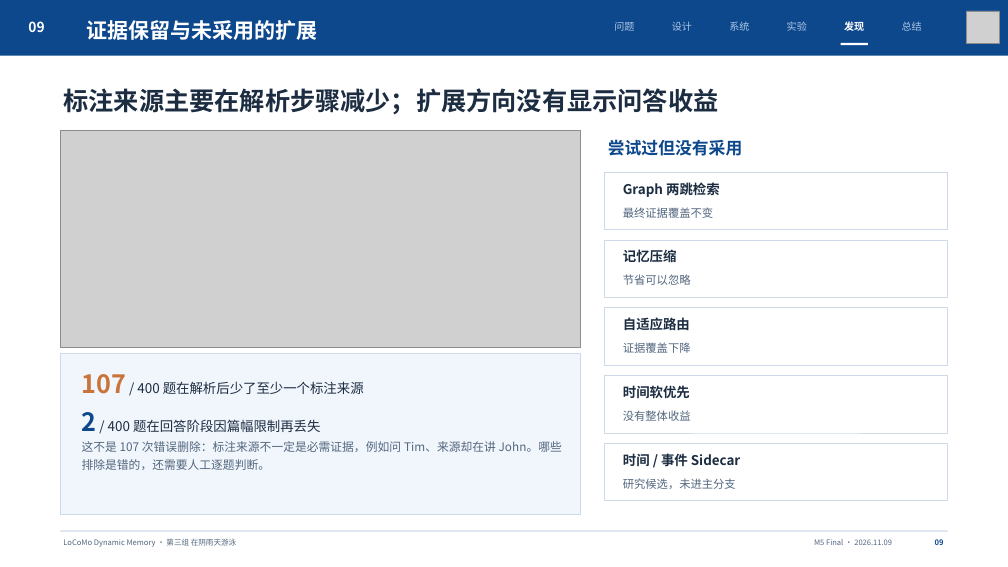
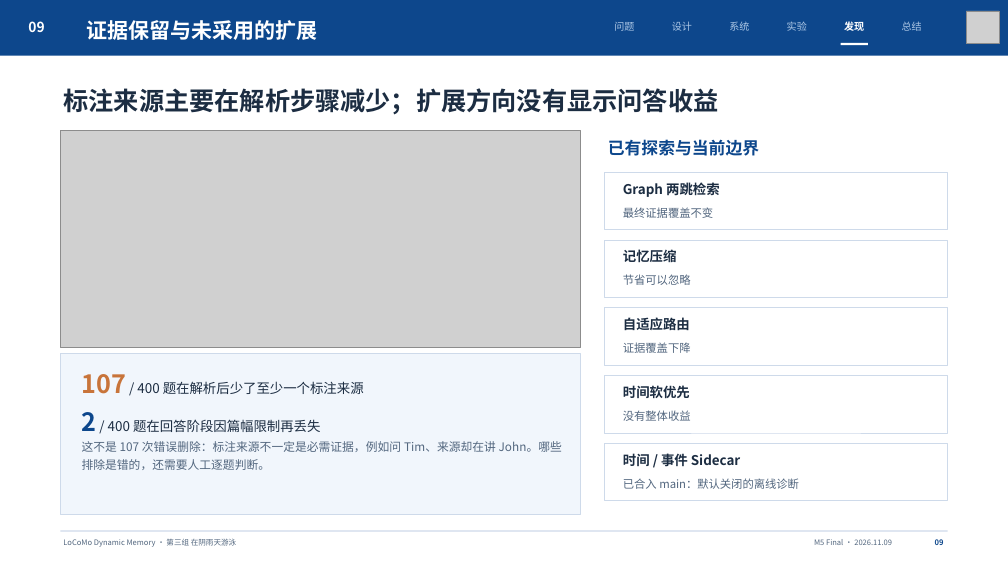
Before and after one commit to kenqia/locomo-dynamic-memory, a slide deck: slide 9 of deliverables/m5-final/02_Presentation/Final_Presentation.pptx. Drawn at 1008x567 pixels with LibreOffice and Linux fonts; fonts in the diff are those of the drawing; grey boxes stand for pictures. Boxes give left, top, right and bottom in pixels: in the first picture for what was removed or moved away, otherwise in the second. Text is boxed around its words. In the diff, an @@ line names an element or a change of style, - is before the commit and + after.

```diff
--- a/deliverables/m5-final/02_Presentation/Final_Presentation.pptx
+++ b/deliverables/m5-final/02_Presentation/Final_Presentation.pptx
@@ text at bbox=[608, 139, 759, 156]: text changed @@
-尝试过但没有采用
+已有探索与当前边界
@@ text at bbox=[623, 478, 799, 489]: text changed @@
-研究候选，未进主分支
+已合入 main：默认关闭的离线诊断
```
Also in this commit, not shown: 1 other slide changed, 38 other files.
